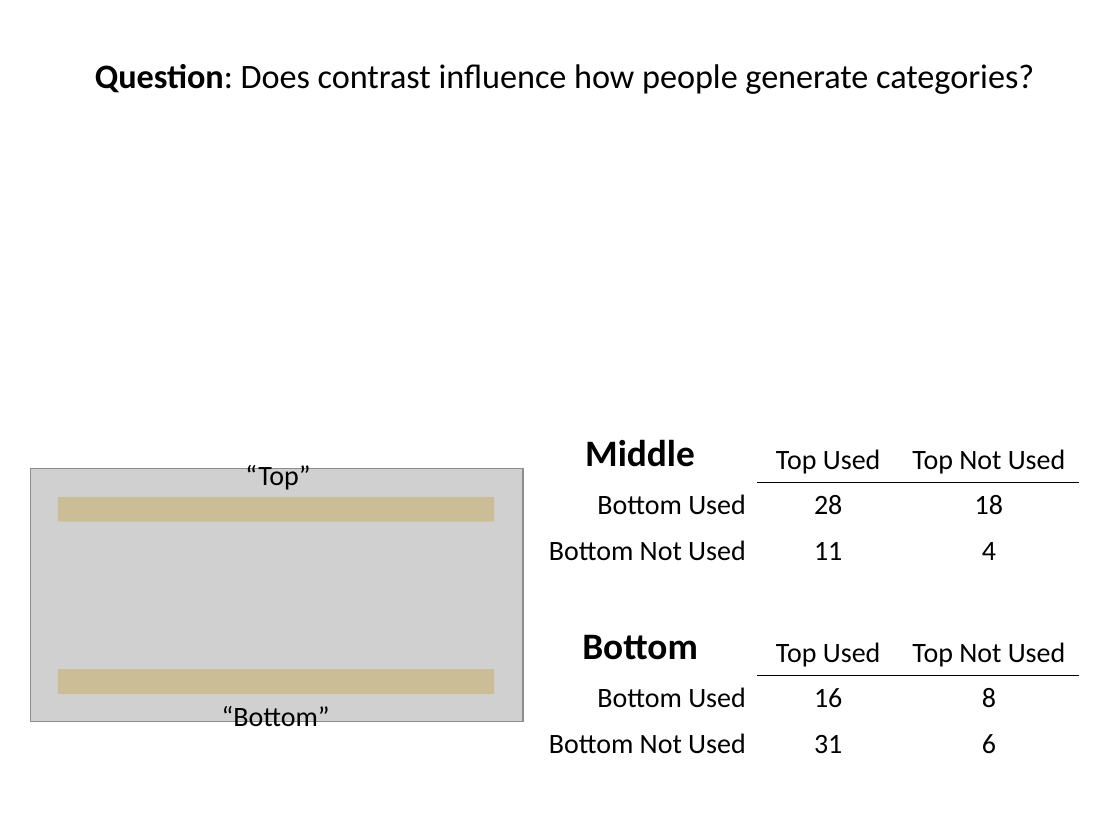
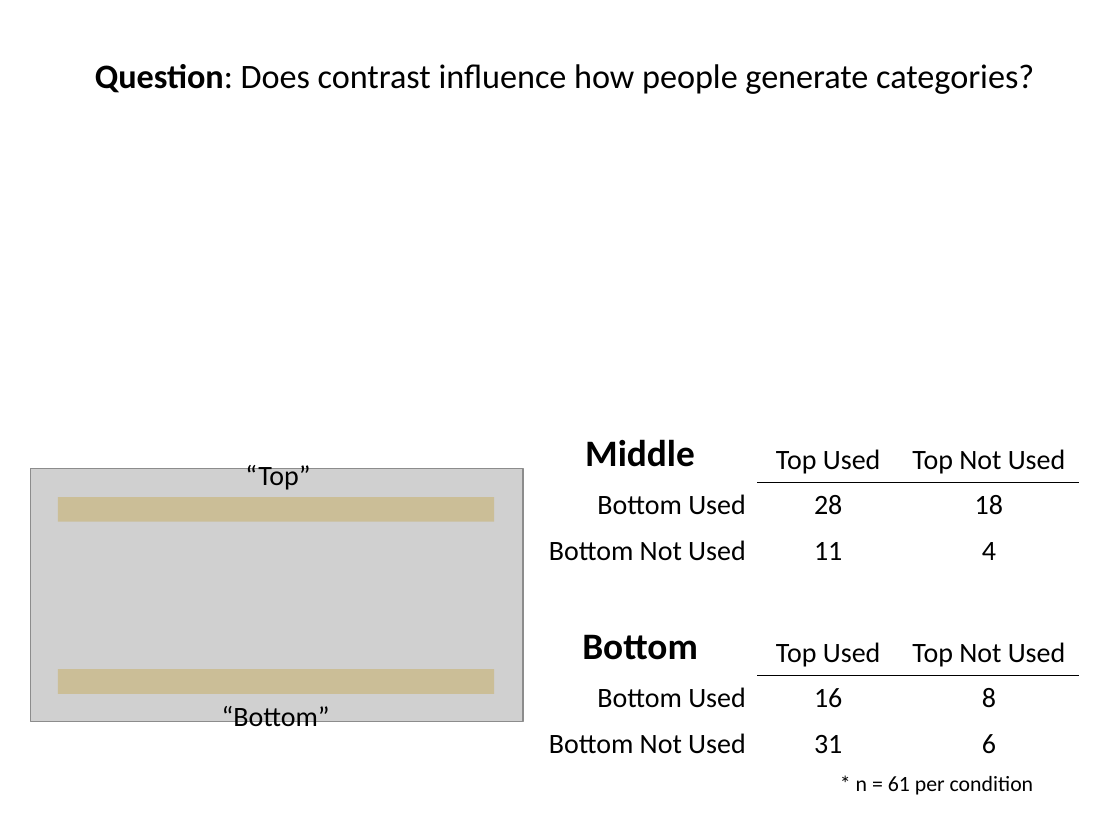
Before and after one commit to AusterweilLab/generating_categories, a slide deck: slide 29 of Presentations/ccn-bbag-march-2-2017.pptx (slide 30 before the commit). Drawn at 1120x840 pixels with LibreOffice and Linux fonts; fonts in the diff are those of the drawing; grey boxes stand for pictures. Boxes give left, top, right and bottom in pixels: in the first picture for what was removed or moved away, otherwise in the second. Text is boxed around its words. In the diff, an @@ line names an element or a change of style, - is before the commit and + after.

```diff
--- a/Presentations/ccn-bbag-march-2-2017.pptx
+++ b/Presentations/ccn-bbag-march-2-2017.pptx
@@ text added at [856, 776, 1034, 795], 14 pt, text #000000 @@
+* n = 61 per condition
```
Also in this commit, not shown: 4 other slides changed, 6 slides added, 5 slides removed, 11 other files.
